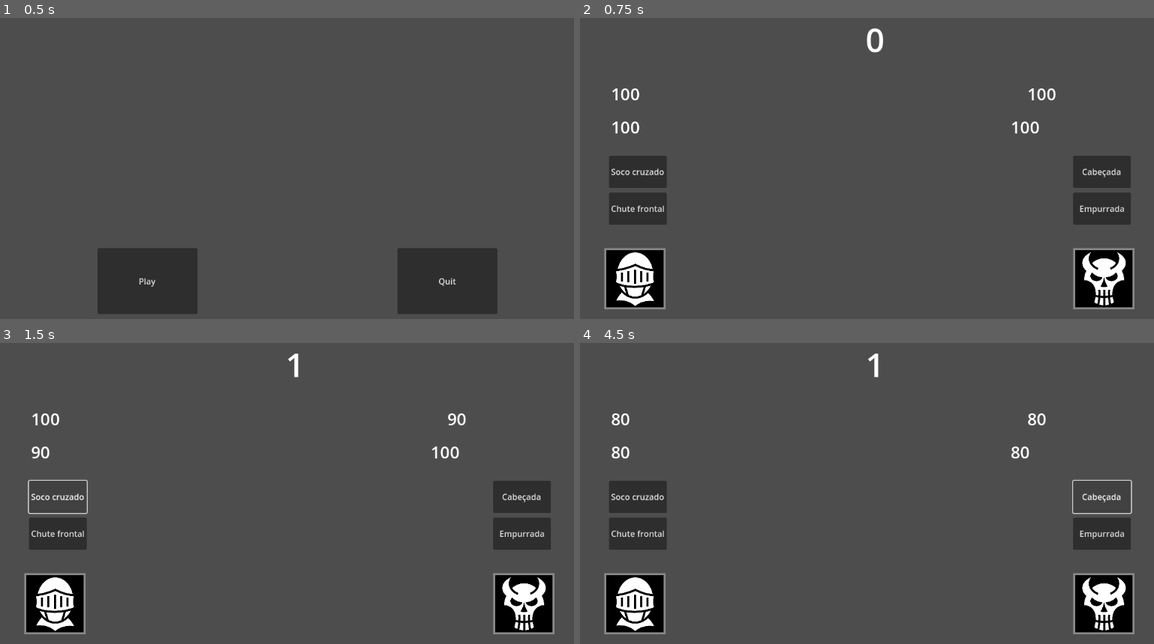
Above: before the commit, frames 1-4 (two rows, left to right).
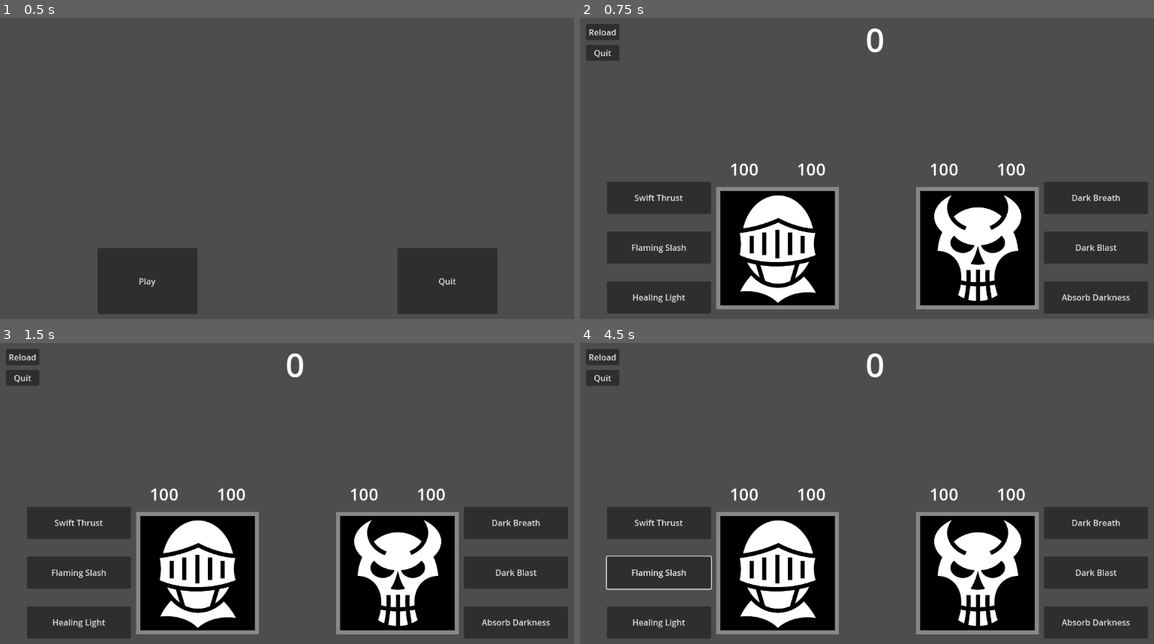
Above: after the commit, the same moments.

Repository: mtcruz/EPICNESS
Game: Godot game, scene res://main.tscn
Two runs of this game, one before a commit and one after it. Both use one fixed random seed, a clock stepped at 60 frames per second and the inputs below.
Inputs (mouse positions are in pixels of both pictures, inside the frame that each line leads up to):
- Up to frame 1 (0.5 s): no input
- Up to frame 2 (0.75 s): click "Play" at 0.5 s
- Up to frame 3 (1.5 s): click (57, 496) at 1.25 s, where only the run before the commit has a clickable "Soco cruzado"
- Up to frame 4 (4.5 s): click (660, 523) at 2 s, where only the run after the commit has a clickable "Swift Thrust"; click (1102, 532) at 2.75 s, where only the run before the commit has a clickable "Empurrada"; click (660, 571) at 3.5 s, where only the run after the commit has a clickable "Flaming Slash"; click (1102, 496) at 4.25 s, where only the run before the commit has a clickable "Cabeçada"

Frame 1 is identical in both runs. In frame 2, 32% of the frame differs, in the area x 1-99%, y 1-99%; in frame 3, 32%; in frame 4, 32%.

Commit message:
Improve UI

Diff:
--- a/Luta.tscn
+++ b/Luta.tscn
@@ -8,39 +8,54 @@
 script = ExtResource("1_c3j2y")
 
 [node name="Hero" parent="." instance=ExtResource("2_7exsv")]
-position = Vector2(110, 507)
-script = null
+position = Vector2(384, 448)
+scale = Vector2(2, 2)
 
 [node name="Villain" parent="." instance=ExtResource("3_0n41o")]
-position = Vector2(1011, 507)
+position = Vector2(768, 448)
+scale = Vector2(2, 2)
 
-[node name="Soco cruzado" type="Button" parent="."]
-offset_left = 60.0
-offset_top = 270.0
-offset_right = 171.0
-offset_bottom = 332.0
-text = "Soco cruzado"
+[node name="hero_move_1" type="Button" parent="."]
+offset_left = 56.0
+offset_top = 320.0
+offset_right = 256.0
+offset_bottom = 382.0
+text = "Swift Thrust"
 
-[node name="Empurrada" type="Button" parent="."]
-offset_left = 952.0
-offset_top = 341.0
-offset_right = 1063.0
-offset_bottom = 403.0
-text = "Empurrada"
+[node name="hero_move_2" type="Button" parent="."]
+offset_left = 56.0
+offset_top = 416.0
+offset_right = 256.0
+offset_bottom = 478.0
+text = "Flaming Slash"
 
-[node name="Cabecada" type="Button" parent="."]
-offset_left = 952.0
-offset_top = 270.0
-offset_right = 1063.0
-offset_bottom = 332.0
-text = "Cabeçada"
+[node name="hero_move_3" type="Button" parent="."]
+offset_left = 56.0
+offset_top = 512.0
+offset_right = 256.0
+offset_bottom = 574.0
+text = "Healing Light"
 
-[node name="Chute frontal" type="Button" parent="."]
-offset_left = 60.0
-offset_top = 341.0
-offset_right = 171.0
-offset_bottom = 403.0
-text = "Chute frontal"
+[node name="villain_move_1" type="Button" parent="."]
+offset_left = 896.0
+offset_top = 320.0
+offset_right = 1096.0
+offset_bottom = 382.0
+text = "Dark Breath"
+
+[node name="villain_move_2" type="Button" parent="."]
+offset_left = 896.0
+offset_top = 416.0
+offset_right = 1096.0
+offset_bottom = 478.0
+text = "Dark Blast"
+
+[node name="villain_move_3" type="Button" parent="."]
+offset_left = 896.0
+offset_top = 512.0
+offset_right = 1096.0
+offset_bottom = 574.0
+text = "Absorb Darkness"
 
 [node name="Turns" type="Label" parent="."]
 anchors_preset = 5
@@ -56,51 +71,92 @@
 vertical_alignment = 1
 
 [node name="HeroHealth" type="Label" parent="."]
-offset_left = 64.0
-offset_top = 128.0
-offset_right = 271.0
-offset_bottom = 176.0
+offset_left = 256.0
+offset_top = 272.0
+offset_right = 384.0
+offset_bottom = 320.0
 theme_override_font_sizes/font_size = 32
-text = "Hero's health"
+text = "health"
+horizontal_alignment = 1
+vertical_alignment = 1
 
 [node name="HeroStamina" type="Label" parent="."]
-offset_left = 64.0
-offset_top = 192.0
-offset_right = 271.0
-offset_bottom = 240.0
+offset_left = 385.0
+offset_top = 272.0
+offset_right = 512.0
+offset_bottom = 320.0
 theme_override_font_sizes/font_size = 32
-text = "Hero's Stamina"
+text = "stamina"
+horizontal_alignment = 1
+vertical_alignment = 1
 
 [node name="VillainHealth" type="Label" parent="."]
-offset_left = 864.0
-offset_top = 128.0
-offset_right = 1090.0
-offset_bottom = 176.0
+offset_left = 640.0
+offset_top = 272.0
+offset_right = 768.0
+offset_bottom = 320.0
 theme_override_font_sizes/font_size = 32
-text = "Villain's health"
+text = "health"
+horizontal_alignment = 1
+vertical_alignment = 1
 
 [node name="VillainStamina" type="Label" parent="."]
-offset_left = 832.0
-offset_top = 192.0
-offset_right = 1088.0
-offset_bottom = 240.0
+offset_left = 769.0
+offset_top = 272.0
+offset_right = 896.0
+offset_bottom = 320.0
 theme_override_font_sizes/font_size = 32
-text = "Villain's Stamina"
+text = "stamina"
+horizontal_alignment = 1
+vertical_alignment = 1
 
 [node name="Message" type="Label" parent="."]
 anchors_preset = 5
 anchor_left = 0.5
 anchor_right = 0.5
-offset_left = 468.0
-offset_top = 240.0
-offset_right = 675.0
-offset_bottom = 331.0
+offset_left = 24.0
+offset_top = 80.0
+offset_right = 1128.0
+offset_bottom = 168.0
 grow_horizontal = 2
-theme_override_font_sizes/font_size = 64
+theme_override_font_sizes/font_size = 50
 horizontal_alignment = 1
 vertical_alignment = 1
+autowrap_mode = 2
 
-[connection signal="button_down" from="Soco cruzado" to="." method="_on_soco_cruzado_button_down"]
-[connection signal="button_down" from="Empurrada" to="." method="_on_empurrada_button_down"]
-[connection signal="button_down" from="Cabecada" to="." method="_on_cabecada_button_down"]
-[connection signal="button_down" from="Chute frontal" to="." method="_on_chute_frontal_button_down"]
+[node name="SubMessage" type="Label" parent="."]
+anchors_preset = 5
+anchor_left = 0.5
+anchor_right = 0.5
+offset_left = 63.0
+offset_top = 168.0
+offset_right = 1087.0
+offset_bottom = 213.0
+grow_horizontal = 2
+theme_override_font_sizes/font_size = 32
+horizontal_alignment = 1
+vertical_alignment = 1
+autowrap_mode = 2
+
+[node name="Reload" type="Button" parent="."]
+offset_left = 16.0
+offset_top = 16.0
+offset_right = 80.0
+offset_bottom = 47.0
+text = "Reload"
+
+[node name="Quit" type="Button" parent="."]
+offset_left = 16.0
+offset_top = 56.0
+offset_right = 80.0
+offset_bottom = 87.0
+text = "Quit"
+
+[connection signal="button_down" from="hero_move_1" to="." method="_on_hero_move_1"]
+[connection signal="button_down" from="hero_move_2" to="." method="_on_hero_move_2"]
+[connection signal="button_down" from="hero_move_3" to="." method="_on_hero_move_3"]
+[connection signal="button_down" from="villain_move_1" to="." method="_on_villain_move_1"]
+[connection signal="button_down" from="villain_move_2" to="." method="_on_villain_move_2"]
+[connection signal="button_down" from="villain_move_3" to="." method="_on_villain_move_3"]
+[connection signal="button_down" from="Reload" to="." method="_on_reload_button_down"]
+[connection signal="button_down" from="Quit" to="." method="_on_quit_button_down"]
